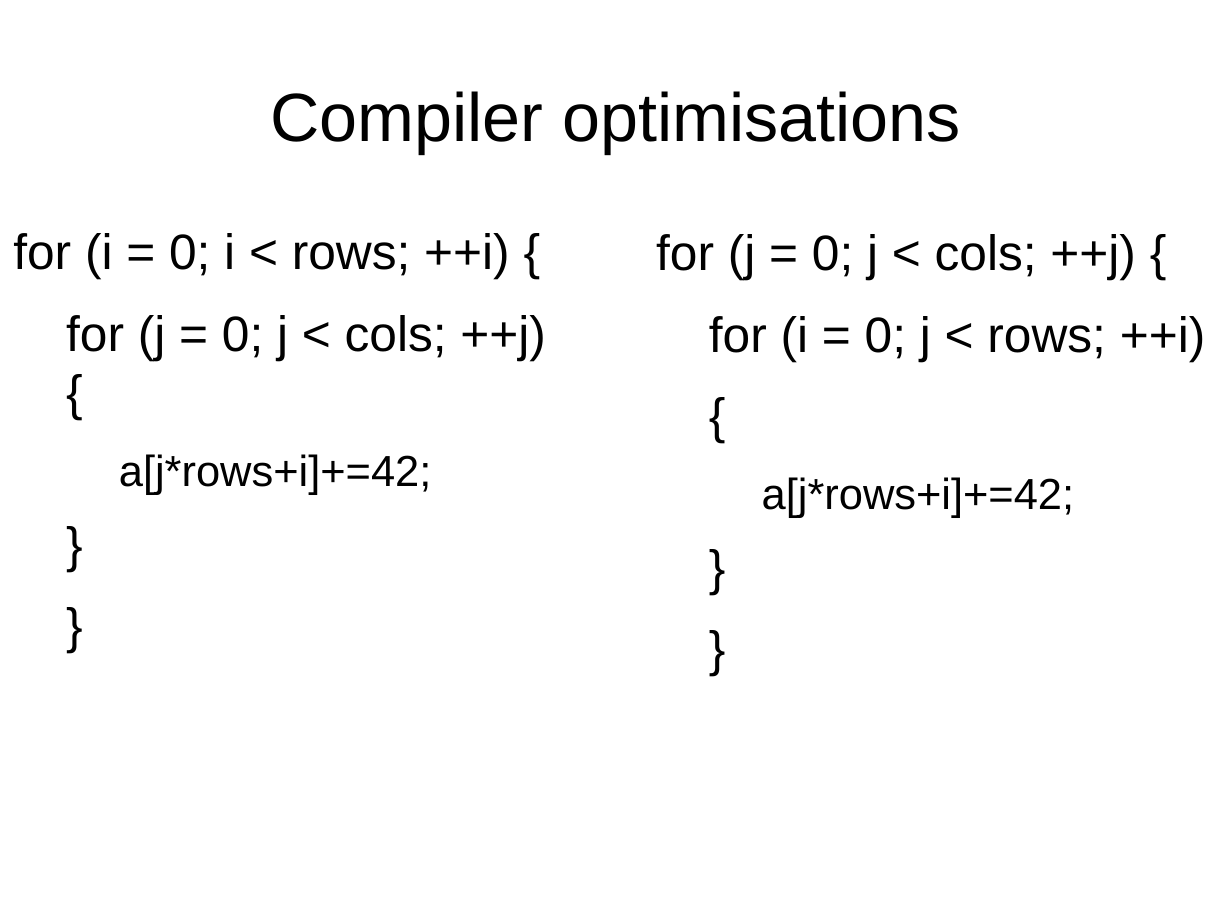
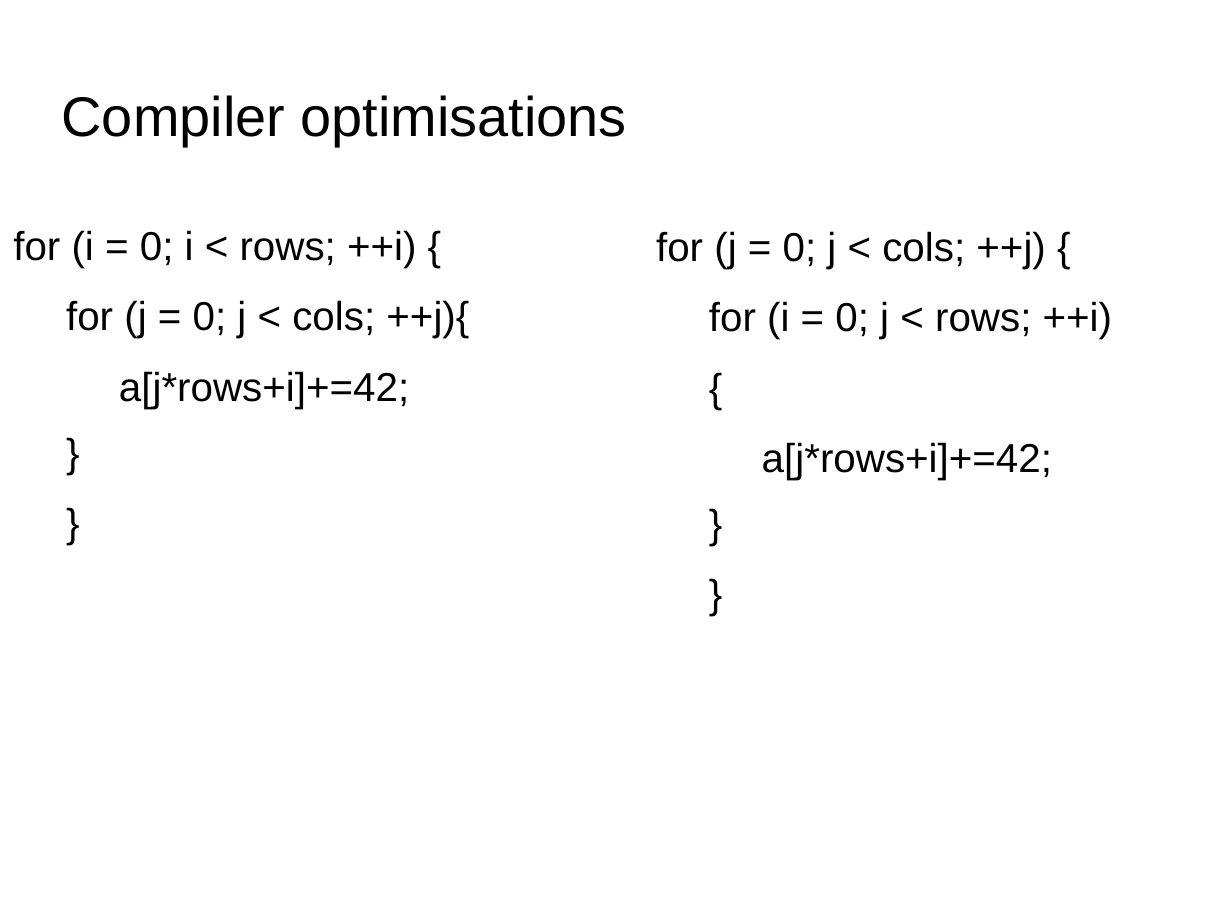
Before and after one commit to kks32/cpp-software-development, a slide deck: slide 5 of Ex14_Memory_Models_Compiler_Optimisation/Ex14_Memory_Models_Compiler_Optimisation.odp. Drawn at 1232x924 pixels with LibreOffice and Linux fonts; fonts in the diff are those of the drawing; background and template pictures are left out. Boxes give left, top, right and bottom in pixels: in the first picture for what was removed or moved away, otherwise in the second. Text is boxed around its words. In the diff, an @@ line names an element or a change of style, - is before the commit and + after.

```diff
--- a/Ex14_Memory_Models_Compiler_Optimisation/Ex14_Memory_Models_Compiler_Optimisation.odp
+++ b/Ex14_Memory_Models_Compiler_Optimisation/Ex14_Memory_Models_Compiler_Optimisation.odp
@@ title "Compiler optimisations": place and size @@
-title "Compiler optimisations" at [270,91,960,153]
+title "Compiler optimisations" at [62,95,627,146]
@@ title "Compiler optimisations" at [62,95,627,146]: size 44 to 36 pt; alignment centre to left @@
@@ text "for (i = 0; i ..." at [13,230,469,409]: size 32 to 26 pt in "for (i = 0; i < rows; ...", "for (j = 0; j < cols; ...", "}", "}"; size 28 to 26 pt in "a[j*rows+i]+=42;" @@
@@ text "for (j = 0; j ..." at [656,231,1112,480]: size 32 to 26 pt in "for (j = 0; j < cols; ...", "for (i = 0; j < rows; ...", "{", "}" and 1 more places; size 28 to 26 pt in "a[j*rows+i]+=42;" @@
```
Also in this commit, not shown: 18 other slides changed, 6 other files.
